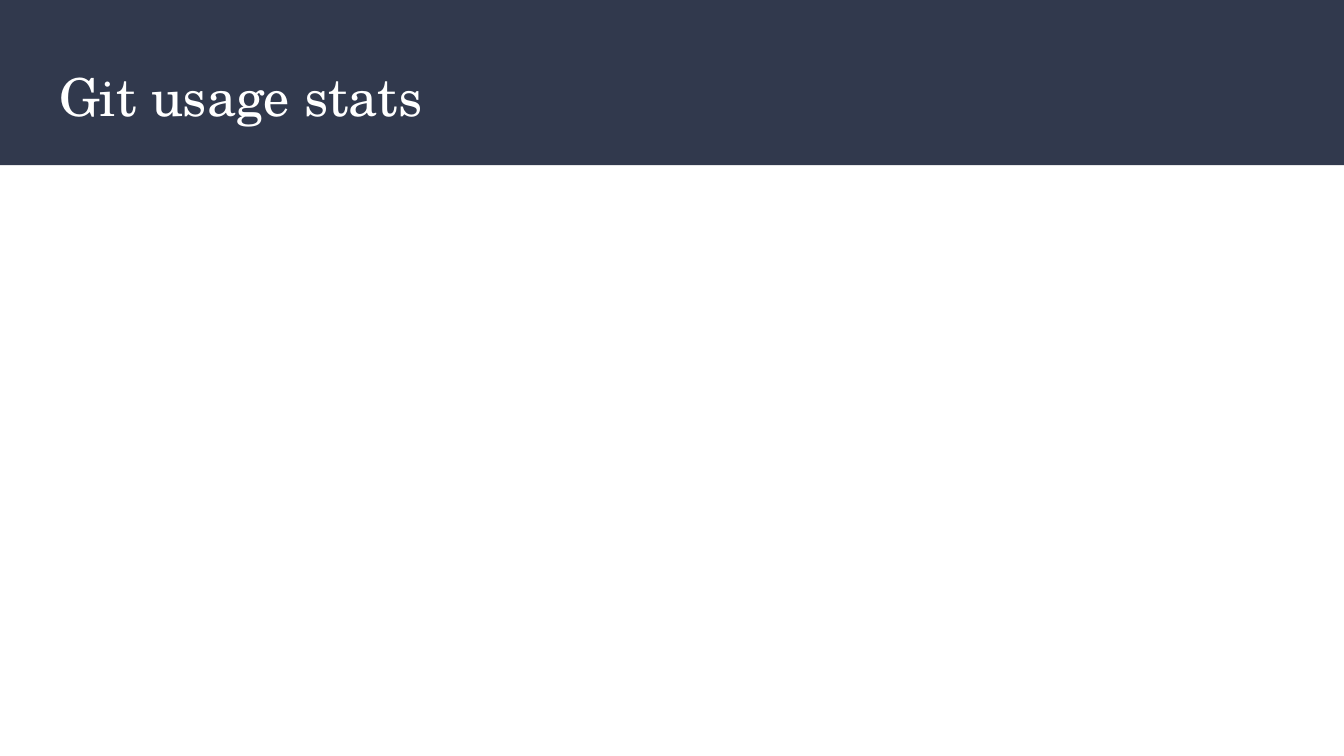
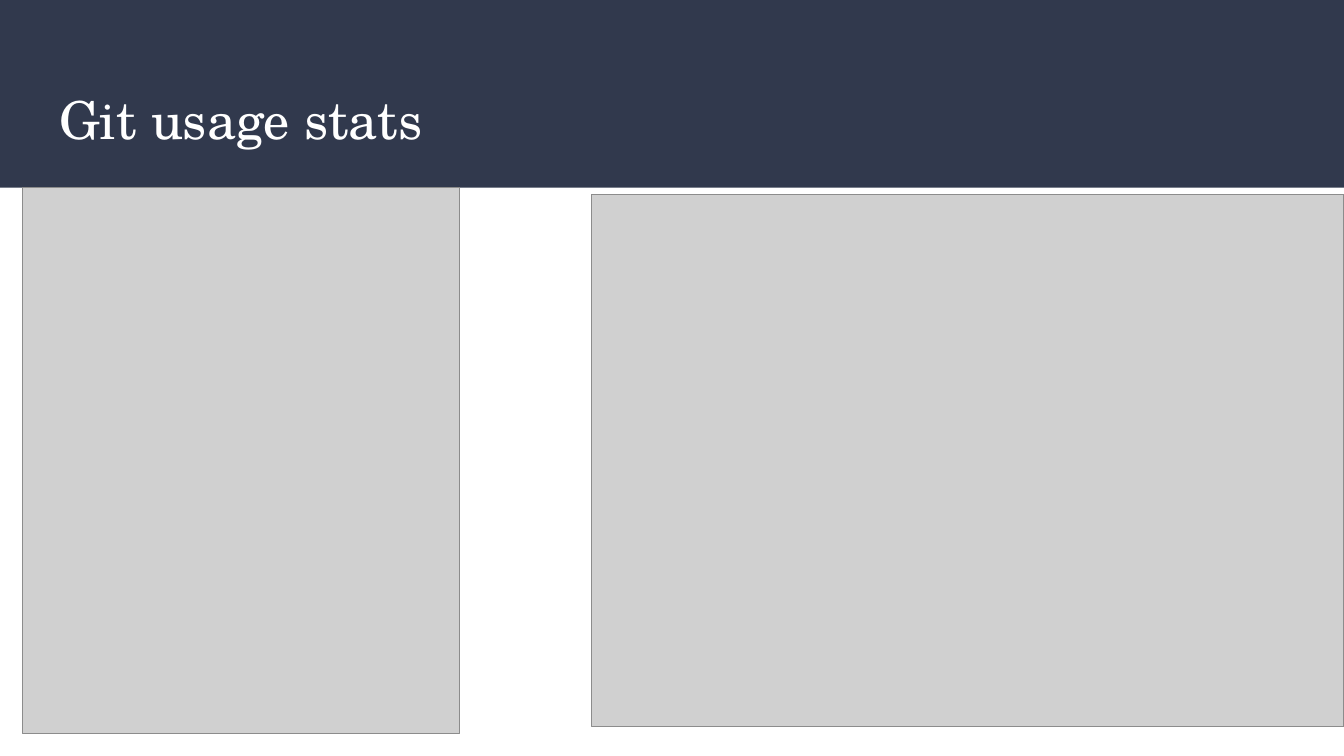
Before and after one commit to HealthBuzzz/2020-2-Mobile-computing-Team-2, a slide deck: slide 25 of Team 2 - Final(Real).pptx (slide 24 before the commit). Drawn at 1344x756 pixels with LibreOffice and Linux fonts; fonts in the diff are those of the drawing; grey boxes stand for pictures. Boxes give left, top, right and bottom in pixels: in the first picture for what was removed or moved away, otherwise in the second. Text is boxed around its words. In the diff, an @@ line names an element or a change of style, - is before the commit and + after.

```diff
--- a/Team 2 - Final(Real).pptx
+++ b/Team 2 - Final(Real).pptx
@@ rectangle: place and size @@
-rectangle at (0, 0, 1344, 165)
+rectangle at (0, 0, 1344, 188)
@@ title "Git usage stats": place and size @@
-title "Git usage stats" at (59, 77, 422, 127)
+title "Git usage stats" at (59, 100, 422, 150)
@@ picture added at (23, 188, 460, 734) @@
@@ picture added at (591, 195, 1344, 727) @@
```
Also in this commit, not shown: 2 other slides changed, 3 slides added, 3 slides removed, 1 other file.
